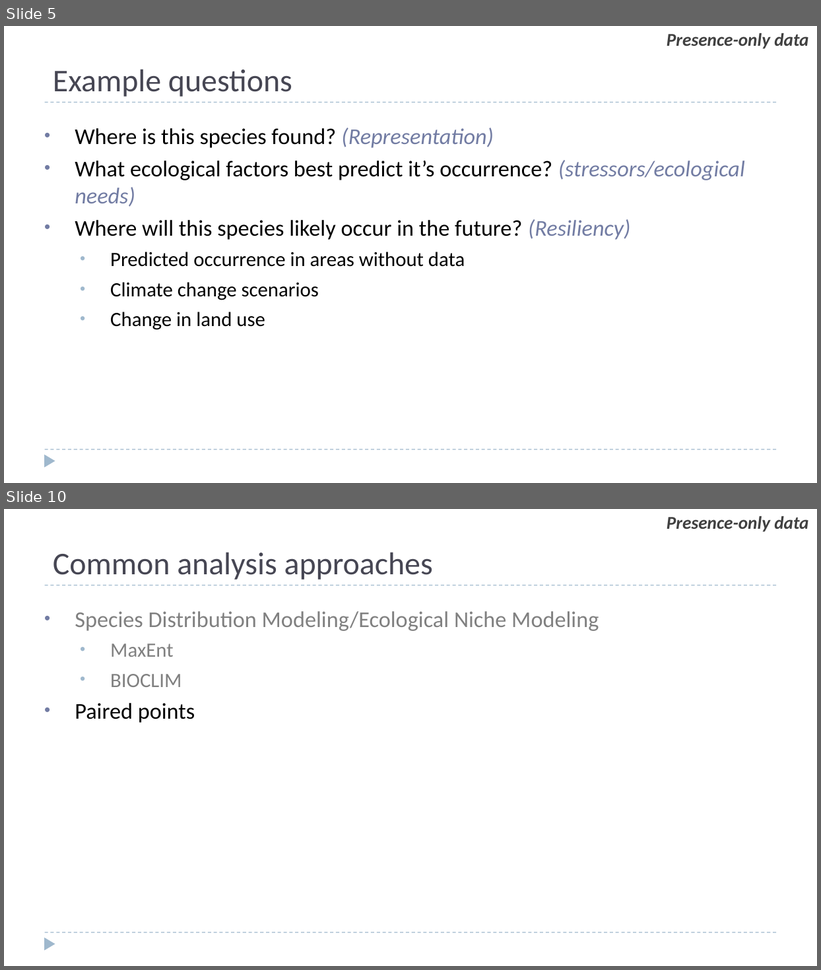
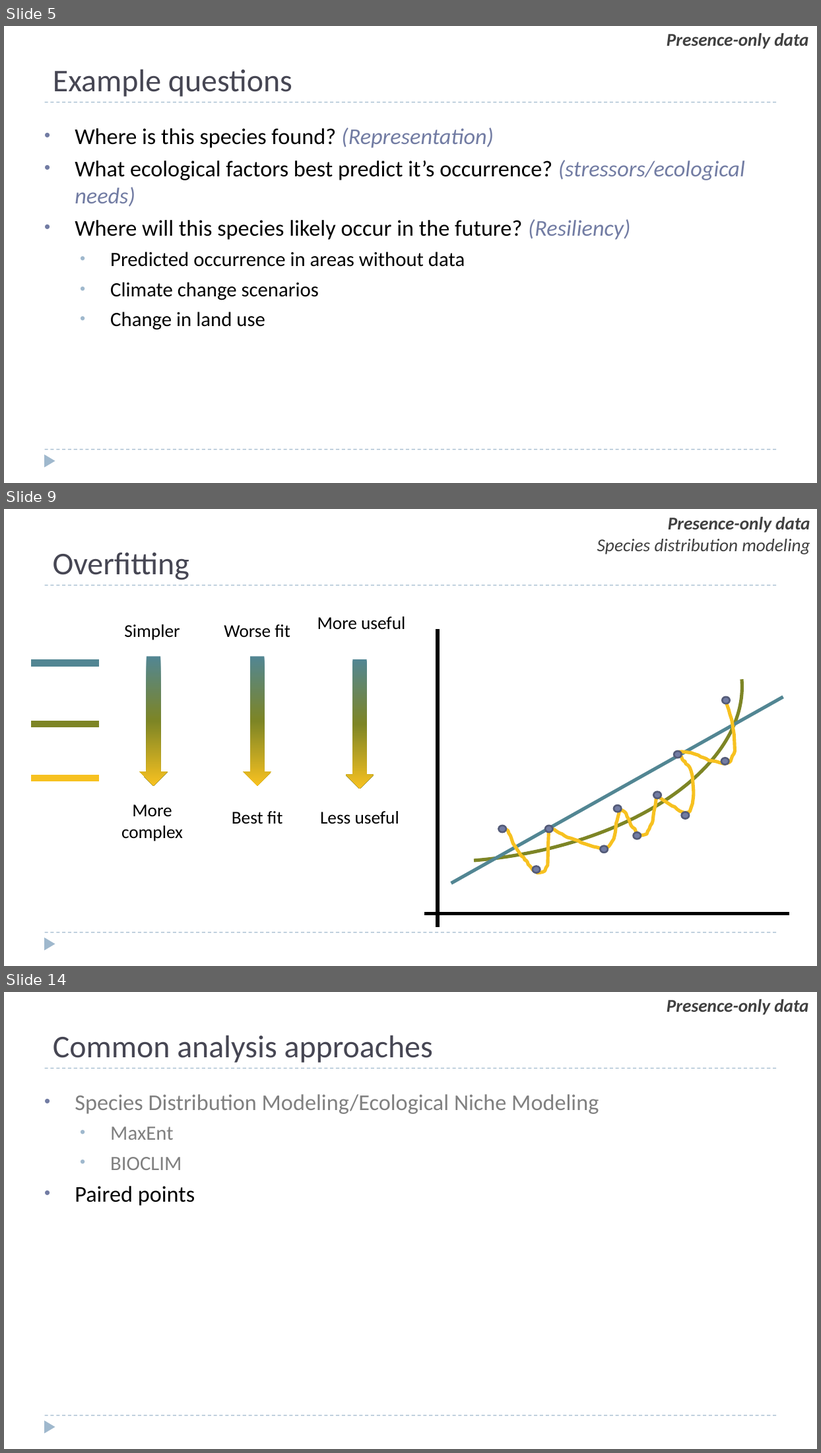
Before and after one commit to ssa200/ssa200.github.io, a slide deck: static/lectures/03_occ-data.pptx. Shown one above the other, each under a label of ours: slides 5 and 10 before the commit, slides 5, 9 and 14 after it; the slides between them are not shown. The pictures are 821x970 and 821x1453 pixels, drawn with LibreOffice and Linux fonts; fonts in the diff are those of the drawing; background and template pictures are left out. Boxes give left, top, right and bottom in pixels: in the first picture for what was removed or moved away, otherwise in the second. Text is boxed around its words. In the diff, an @@ line names an element or a change of style, - is before the commit and + after.

```diff
--- a/static/lectures/03_occ-data.pptx
+++ b/static/lectures/03_occ-data.pptx
@@ slide 9 added at (4, 509, 817, 966), background #FFFFFF; not listed: 3 template elements that a slide beside it also shows @@
@@ arc (boxed as its full ellipse) added at (168, 521, 755, 883), outline #7D8525 3 pt @@
@@ text added at (597, 517, 810, 555), 16 pt, text #404040, italic @@
+Presence-only data
+Species distribution modeling
@@ title added at (53, 553, 189, 580), 28 pt, text #464653 @@
+Overfitting
@@ text added at (124, 625, 180, 640), 16 pt, text #000000 @@
+Simpler
@@ text added at (224, 625, 290, 638), 16 pt, text #000000 @@
+Worse fit
@@ text added at (318, 617, 405, 630), 16 pt, text #000000 @@
+More useful
@@ line added from (438, 629) to (438, 927), #000000 3 pt @@
@@ line added from (31, 663) to (99, 663), #528693 6 pt @@
@@ down arrow added at (140, 656, 168, 786), fill gradient #528693 to #7D8525 to #F7C120 @@
@@ down arrow added at (243, 656, 271, 786), fill gradient #528693 to #7D8525 to #F7C120 @@
@@ down arrow added at (345, 659, 374, 789), fill gradient #528693 to #7D8525 to #F7C120 @@
@@ line added from (451, 884) to (783, 697), #528693 3 pt @@
@@ freeform shape added at (504, 698, 735, 873), outline #F7C120 3 pt @@
@@ ellipse added at (722, 697, 729, 703), fill #727CA3, outline #545C79 1.5 pt @@
@@ line added from (31, 724) to (99, 724), #7D8525 6 pt @@
@@ ellipse added at (674, 751, 681, 758), fill #727CA3, outline #545C79 1.5 pt @@
@@ ellipse added at (721, 758, 729, 764), fill #727CA3, outline #545C79 1.5 pt @@
@@ line added from (31, 778) to (99, 778), #F7C120 6 pt @@
@@ text added at (121, 805, 183, 842), 16 pt, text #000000 @@
+More complex
@@ ellipse added at (653, 792, 661, 799), fill #727CA3, outline #545C79 1.5 pt @@
@@ text added at (232, 811, 283, 824), 16 pt, text #000000 @@
+Best fit
@@ text added at (320, 811, 399, 824), 16 pt, text #000000 @@
+Less useful
@@ ellipse added at (614, 806, 621, 813), fill #727CA3, outline #545C79 1.5 pt @@
@@ ellipse added at (681, 813, 688, 819), fill #727CA3, outline #545C79 1.5 pt @@
@@ ellipse added at (498, 826, 506, 832), fill #727CA3, outline #545C79 1.5 pt @@
@@ ellipse added at (546, 826, 553, 832), fill #727CA3, outline #545C79 1.5 pt @@
@@ ellipse added at (634, 832, 641, 839), fill #727CA3, outline #545C79 1.5 pt @@
@@ ellipse added at (600, 846, 607, 853), fill #727CA3, outline #545C79 1.5 pt @@
@@ ellipse added at (533, 867, 540, 873), fill #727CA3, outline #545C79 1.5 pt @@
@@ line added from (789, 914) to (424, 914), #000000 3 pt @@
@@ what was slide 10 is now slide 14 @@
```
Also in this commit, not shown: 4 slides changed, 4 other slides added, 3 slides removed, 9 other files.
